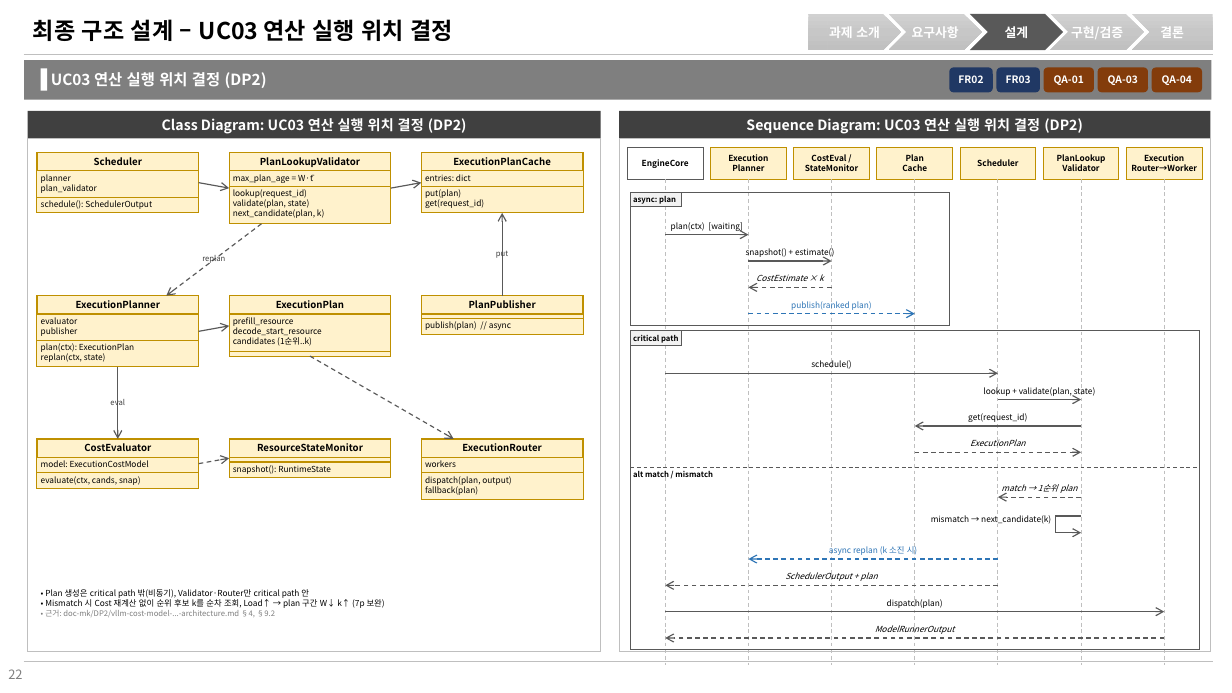
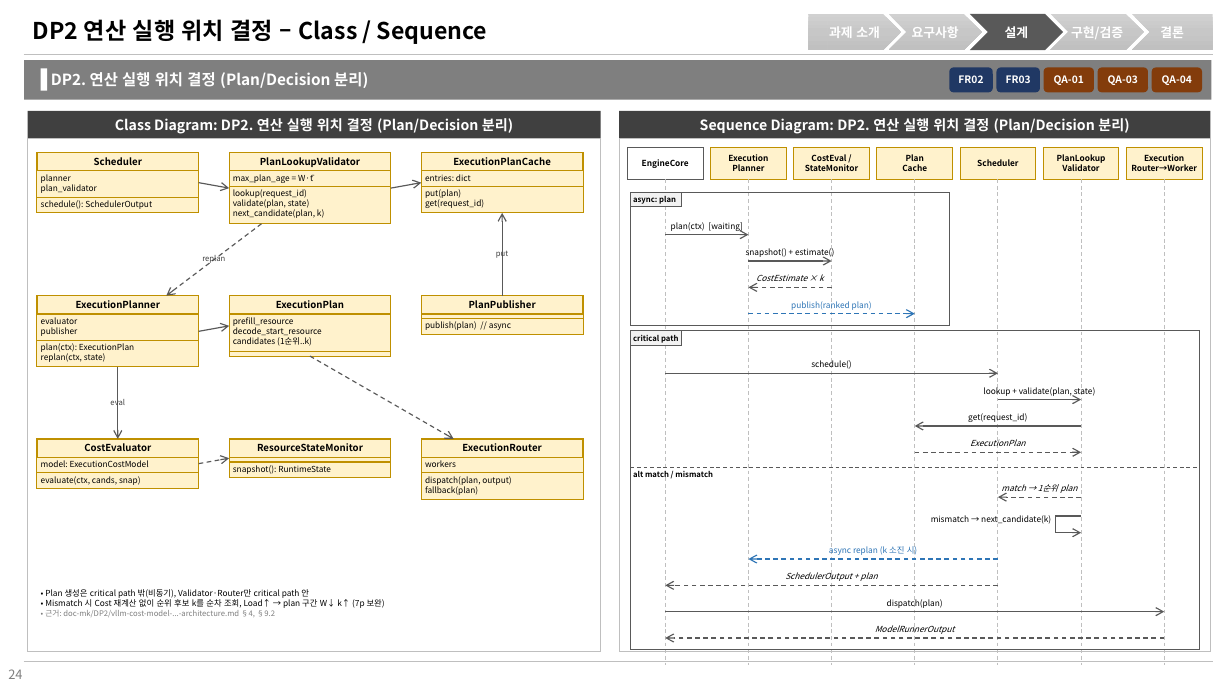
Before and after one commit to mkim0628/vllm, a slide deck: slide 24 of doc-mk/slides/architecture-final-views-merged.pptx (slide 22 before the commit). Drawn at 1232x693 pixels with LibreOffice and Linux fonts; fonts in the diff are those of the drawing. Boxes give left, top, right and bottom in pixels: in the first picture for what was removed or moved away, otherwise in the second. Text is boxed around its words. In the diff, an @@ line names an element or a change of style, - is before the commit and + after.

```diff
--- a/doc-mk/slides/architecture-final-views-merged.pptx
+++ b/doc-mk/slides/architecture-final-views-merged.pptx
@@ title at bbox=[33, 19, 488, 44]: text changed @@
-최종 구조 설계 – UC03 연산 실행 위치 결정
+DP2 연산 실행 위치 결정 – Class / Sequence
@@ text at bbox=[51, 72, 368, 88]: text changed @@
-UC03 연산 실행 위치 결정 (DP2)
+DP2. 연산 실행 위치 결정 (Plan/Decision 분리)
@@ text in rectangle at bbox=[115, 118, 513, 134]: text changed @@
-Class Diagram: UC03 연산 실행 위치 결정 (DP2)
+Class Diagram: DP2. 연산 실행 위치 결정 (Plan/Decision 분리)
@@ text in rectangle at bbox=[700, 118, 1129, 134]: text changed @@
-Sequence Diagram: UC03 연산 실행 위치 결정 (DP2)
+Sequence Diagram: DP2. 연산 실행 위치 결정 (Plan/Decision 분리)
@@ text at bbox=[8, 669, 22, 679]: text changed @@
-22
+24
```
Also in this commit, not shown: 11 other slides changed, 2 slides added, 1 slide removed.
